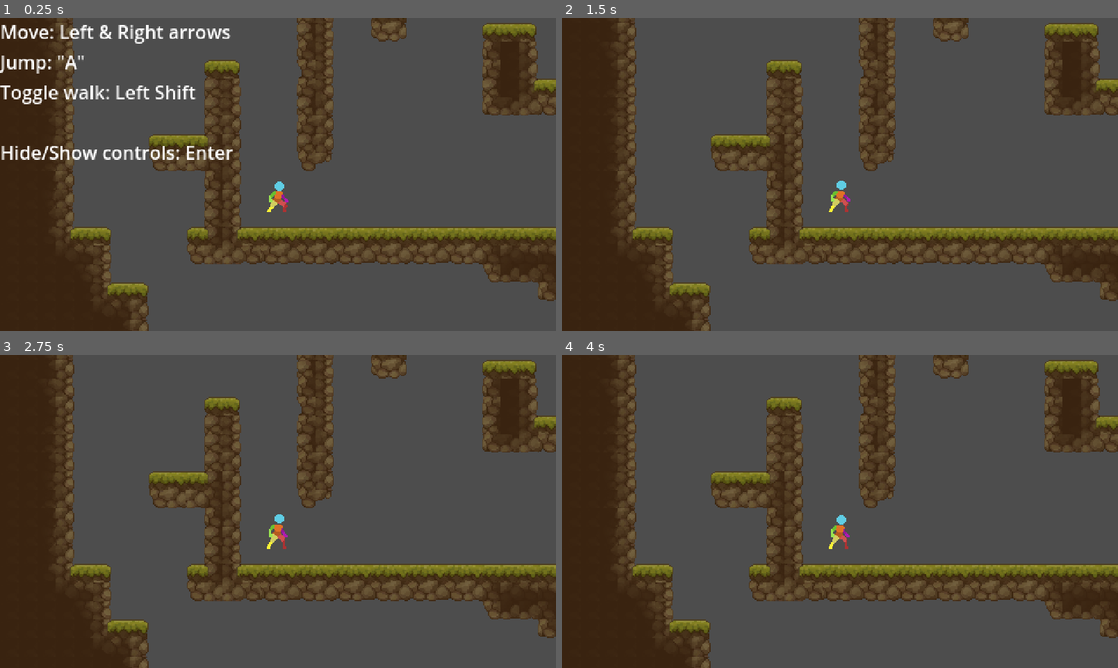
Above: before the commit, frames 1-4 (two rows, left to right).
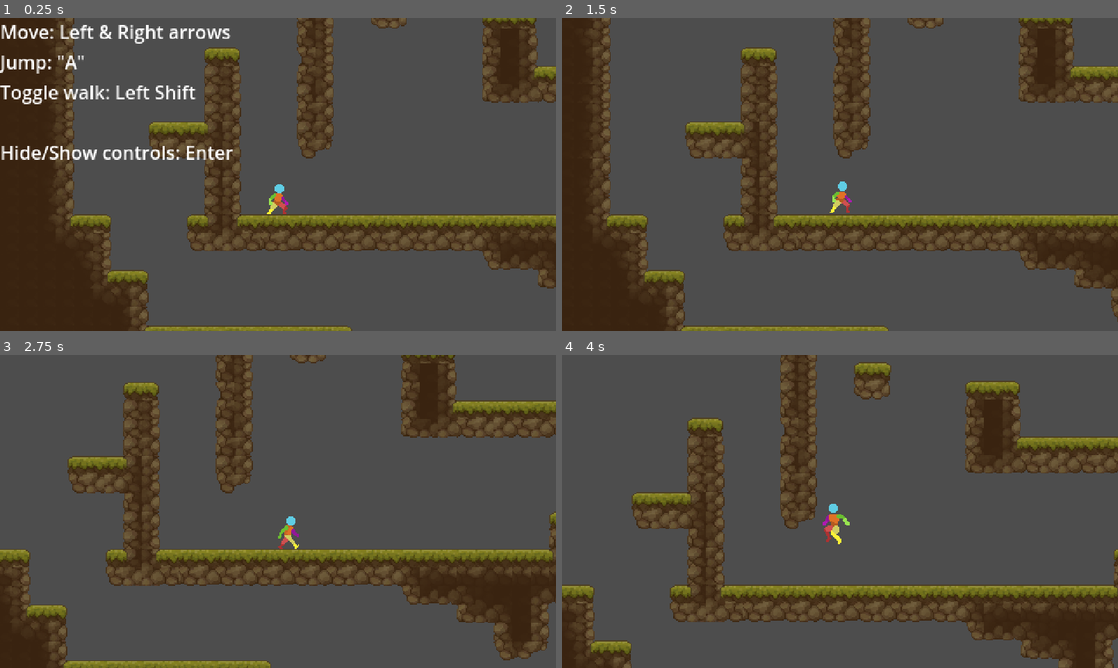
Above: after the commit, the same moments.

Repository: Ketei/UnnamedGame
Game: Godot game, scene res://Test/test_world.tscn
The game is run twice, just before and just after one commit, with the same random seed, the same clock (stepped at 60 frames per second) and the same inputs.
Inputs:
- Up to frame 1 (0.25 s): no input
- Up to frame 2 (1.5 s): tap Enter (ui_accept) at 0.5 s; hold Right (gc_right) 0.53-1.28 s; hold Shift (gc_walk) 0.53-1.28 s; tap A (gc_jump) at 0.77 s; hold Down (gc_down) from 1.28 s (still down); tap Shift (gc_walk) at 1.35 s
- Up to frame 3 (2.75 s): tap A (gc_jump) at 1.52 s; release Down (gc_down) at 2.03 s; hold Right (gc_right) from 2.03 s (still down); hold Shift (gc_walk) from 2.03 s (still down)
- Up to frame 4 (4 s): release Right (gc_right) at 2.78 s; release Shift (gc_walk) at 2.78 s; hold Up (gc_up) 2.78-3.53 s; tap Shift (gc_walk) at 2.85 s; tap A (gc_jump) at 3.02, 3.77 s; hold Left (gc_left) from 3.53 s (still down); hold Shift (gc_walk) from 3.53 s (still down)

The runs differ from the first frame. In frame 1, 16% of the frame differs, in the area x 9-100%, y 0-100%; in frame 2, 30%; in frame 3, 45%; in frame 4, 51%, in the area x 0-100%, y 0-100%.
Error before the commit: Parse Error: The referenced autoload "ActorProperties" (from "res://Scripts/Globals/ActorProperties.gd") could not be loaded. (res://Scripts/BaseClasses/Actor.…

Commit message:
Project singleton
Script names changed, updating

Diff:
--- a/project.godot
+++ b/project.godot
@@ -17,13 +17,13 @@
 
 [autoload]
 
-QuickConfig="*res://Scripts/CommLib/QuickConfig.gd"
-QuickMath="*res://Scripts/CommLib/QuickMath.gd"
+QuickConfig="*res://Scripts/CommLib/quick_config.gd"
+QuickMath="*res://Scripts/CommLib/quick_math.gd"
 ActorLibs="*res://Scripts/CommLib/ActorLibs.gd"
-GameProperties="*res://Scripts/Globals/GameProperties.gd"
-ActorProperties="*res://Scripts/Globals/ActorProperties.gd"
+GameProperties="*res://Scripts/Globals/game_properties.gd"
+ActorProperties="*res://Scripts/Globals/actor_properties.gd"
 ObjectInteractions="*res://Scripts/CommLib/ObjectInteractions.gd"
-Settings="*res://Scripts/Globals/Settings.gd"
+Settings="*res://Scripts/Globals/game_settings.gd"
 SexLibs="*res://Scripts/CommLib/SexLibs.gd"
 
 [display]
